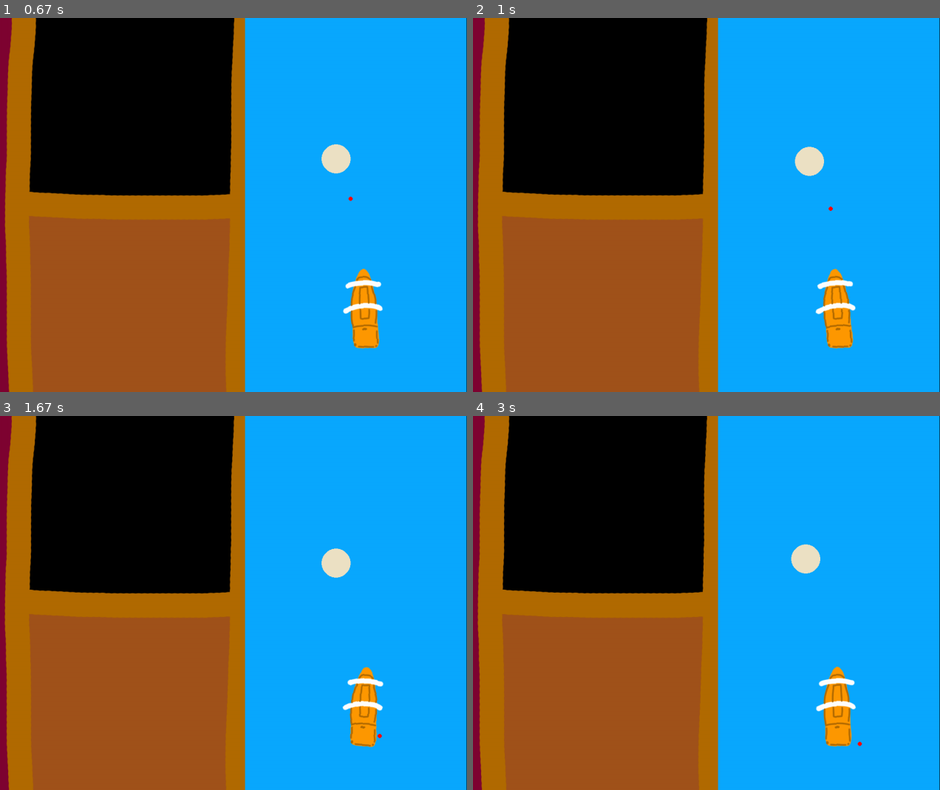
Above: before the commit, frames 1-4 (two rows, left to right).
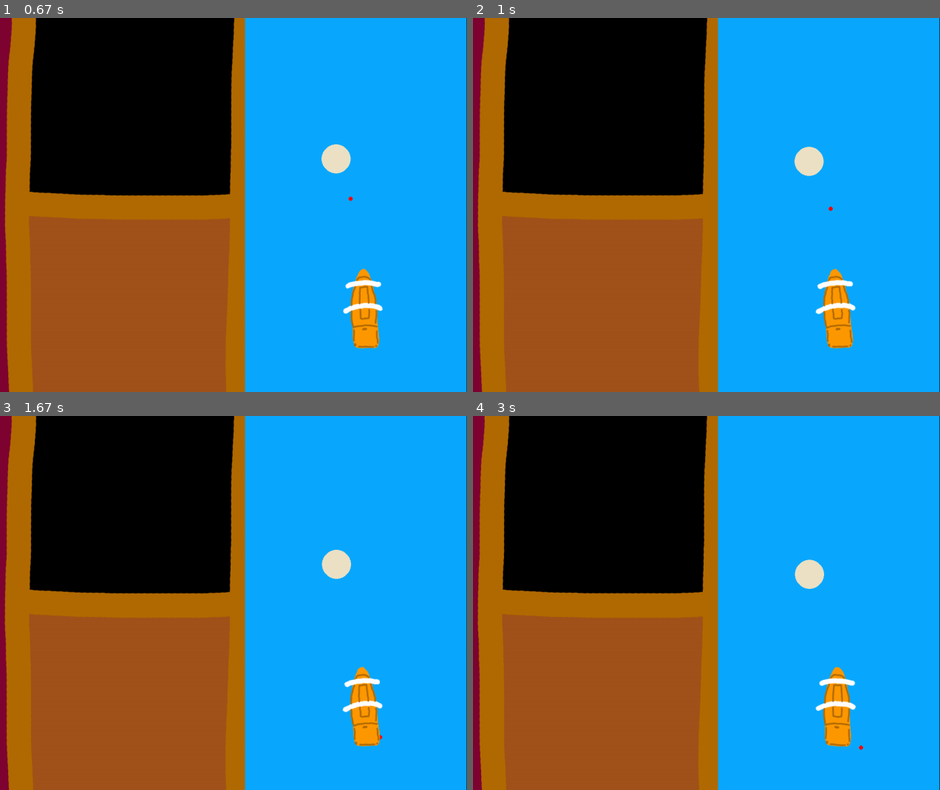
Above: after the commit, the same moments.

Repository: coffeemakingtoaster/Pyrates-pygame30
Game: pygame game, started from src/game_ui.py
Same seed, same stepped clock (60 frames per second), same inputs: the game is played once before the commit and once after it.
Inputs (mouse positions are in pixels of both pictures, inside the frame that each line leads up to):
- Up to frame 1 (0.67 s): click (350, 193) at 0.38 s
- Up to frame 2 (1 s): click (827, 205) at 0.72 s
- Up to frame 3 (1.67 s): click (378, 733) at 1.55 s
- Up to frame 4 (3 s): click (827, 603) at 2.38 s; click (860, 745) at 2.72 s

Frame 1 is identical in both runs. In frame 2, less than 0.1% of the frame differs, in the area x 68-76%, y 34-43%; in frame 3, 0.7%; in frame 4, 0.8%, in the area x 68-84%, y 34-90%.

Commit message:
SHIFF FÄHRT

Diff:
--- a/src/game_ui.py
+++ b/src/game_ui.py
@@ -4,9 +4,9 @@
 import time
 
 
-#given an image and an angle this returns the rotated image
-#can directly be drawn to screen
-def rotate_image(image,angle):
+# given an image and an angle this returns the rotated image
+# can directly be drawn to screen
+def rotate_image(image, angle):
     orig_rect = image.get_rect()
     rot_image = pygame.transform.rotate(image, angle)
     rot_rect = orig_rect.copy()
@@ -17,36 +17,36 @@
 
 def main():
     pygame.init()
-    #init size of the window. The background color is never visible
+    # init size of the window. The background color is never visible
     width, height = (1600, 900)
     background_color = (0, 0, 0)
 
-    #path to resources (images in this case)
-    asset_path = os.path.join(os.getcwd(),"data","img")
+    # path to resources (images in this case)
+    asset_path = os.path.join(os.getcwd(), "data", "img")
 
     # init UI elements and provide them with coordinates
-    overlay = pygame.image.load(os.path.join(asset_path,"overlay.png"))
-    ship = pygame.image.load(os.path.join(asset_path,"ship.png"))
+    overlay = pygame.image.load(os.path.join(asset_path, "overlay.png"))
+    ship = pygame.image.load(os.path.join(asset_path, "ship.png"))
     screen = pygame.display.set_mode((width, height))
     managment_UI = pygame.Rect(0, 0, width / 3, height)
-    ship_visual = pygame.Rect(width / 3, 0, width / 3, height/2)
-    ressource_visual = pygame.Rect(width / 3, height/2, width / 3, height/2)
+    ship_visual = pygame.Rect(width / 3, 0, width / 3, height / 2)
+    ressource_visual = pygame.Rect(width / 3, height / 2, width / 3, height / 2)
     ship_movement_UI = pygame.Rect((width / 3) * 2, 0, width / 3, height)
 
     # fill the screen with said elements
     pygame.display.set_caption("Pirate game")
     screen.fill(background_color)
-    pygame.draw.rect(screen,(127,4,50),managment_UI)
-    pygame.draw.rect(screen, (0,0,0), ship_visual)
-    pygame.draw.rect(screen, (161, 83, 27),ressource_visual)
-    pygame.draw.rect(screen, (10,169, 255), ship_movement_UI)
+    pygame.draw.rect(screen, (127, 4, 50), managment_UI)
+    pygame.draw.rect(screen, (0, 0, 0), ship_visual)
+    pygame.draw.rect(screen, (161, 83, 27), ressource_visual)
+    pygame.draw.rect(screen, (10, 169, 255), ship_movement_UI)
     screen.blit(ship, (1250, 600))
     screen.blit(overlay, (0, 0))
 
-    #flip displayes everything for the user to see
+    # flip displayes everything for the user to see
     pygame.display.flip()
 
-    #gameloop
+    # gameloop
     running = True
     angle = 0
     ship_map_x = 750
@@ -64,71 +64,65 @@
     pygame.draw.ellipse(screen, (237, 226, 197), pygame.Rect(island_demo_x, island_demo_y, 70, 70))
     while running:
         for event in pygame.event.get():
-            #Quit
+            # Quit
             if event.type == pygame.QUIT:
                 running = False
-            #at mouseclick:
-            #- checks if click was in ship movement window and if so rotates the ship image
-            #TODO: add support for more parts of the screen
+            # at mouseclick:
+            # - checks if click was in ship movement window and if so rotates the ship image
+            # TODO: add support for more parts of the screen
             if event.type == pygame.MOUSEBUTTONDOWN and ship_movement_UI.collidepoint(pygame.mouse.get_pos()):
-                mouse_x,mouse_y = pygame.mouse.get_pos()
-                initx,inity = pygame.mouse.get_pos()
-                dot_map_x = ship_map_x-266+mouse_x-1066
-                dot_map_y = 900-mouse_y+ship_map_y-200
-                angle = (180 / math.pi) * -math.atan2((mouse_y - 700 ),(mouse_x - 1350))
+                mouse_x, mouse_y = pygame.mouse.get_pos()
+                initx, inity = pygame.mouse.get_pos()
+                dot_map_x = ship_map_x - 266 + mouse_x - 1066
+                dot_map_y = 900 - mouse_y + ship_map_y - 200
+                angle = (180 / math.pi) * -math.atan2((mouse_y - 700), (mouse_x - 1350))
                 pygame.draw.rect(screen, (10, 169, 255), ship_movement_UI)
 
-                #screen.blit(rotate_image(ship,angle-90), (1250, 600))
+                # screen.blit(rotate_image(ship,angle-90), (1250, 600))
                 screen.blit(overlay, (0, 0))
-                pygame.draw.ellipse(screen, (255,0,0), pygame.Rect(mouse_x,mouse_y,10,10))
+                pygame.draw.ellipse(screen, (255, 0, 0), pygame.Rect(mouse_x, mouse_y, 10, 10))
                 dotexists = True
         pygame.display.flip()
 
-        y_speed = math.sin(math.radians(angle))
-        x_speed = math.cos(math.radians(angle))
+        y_speed = math.sin(math.radians(currentangle+90))
+        x_speed = math.cos(math.radians(currentangle+90))
 
-
-
-
-
-
-        if dotexists and (ship_map_x-dot_map_x < -hitradius or ship_map_x-dot_map_x > hitradius or ship_map_y-dot_map_y > hitradius or ship_map_y-dot_map_y < -hitradius):
-            initx -= x_speed*0.3
-            inity += y_speed*0.3
+        if dotexists and (
+                ship_map_x - dot_map_x < -hitradius or ship_map_x - dot_map_x > hitradius or ship_map_y - dot_map_y > hitradius or ship_map_y - dot_map_y < -hitradius):
+            initx -= x_speed * 0.3
+            inity += y_speed * 0.3
             pygame.draw.rect(screen, (10, 169, 255), ship_movement_UI)
             pygame.draw.ellipse(screen, (255, 0, 0), pygame.Rect(initx, inity, 10, 10))
 
-            island_demo_x -= x_speed*0.3
-            island_demo_y += y_speed*0.3
+            island_demo_x -= x_speed * 0.3
+            island_demo_y += y_speed * 0.3
             pygame.draw.ellipse(screen, (237, 226, 197), pygame.Rect(island_demo_x, island_demo_y, 70, 70))
 
             ship_map_x += x_speed * 0.3
             ship_map_y += y_speed * 0.3
-            if currentangle < angle - 90:
-                currentangle += 0.1
-            if currentangle > angle - 90:
-                currentangle -= 0.1
-
-            if angle>0:
-                screen.blit(rotate_image(ship, +currentangle), (1250, 600))
-            else:
-                screen.blit(rotate_image(ship, -currentangle), (1250, 600))
-
-            print(angle)
 
 
-
-
-
-
-
-
-
-
-
-
-
-
+            angle = (180 / math.pi) * -math.atan2((inity - 700), (initx - 1350))
+            print(initx)
+            print(inity)
+            print(angle-90)
+            # Rotation
+            # ----------------------------------------------------------
+            if currentangle > -90 and ((angle - 90) - currentangle) < -180:
+                currentangle += 0.1
+            elif currentangle < -90 and ((angle - 90) - currentangle) > 180:
+                currentangle -= 0.1
+            else:
+                if currentangle < angle - 90:
+                    currentangle += 0.1
+                elif currentangle > angle - 90:
+                    currentangle -= 0.1
+            if currentangle < -279.5:
+                currentangle = 89.5
+            elif currentangle > 89.5:
+                currentangle = -279.5
+            screen.blit(rotate_image(ship, +currentangle), (1250, 600))
+            # ------------------------------------------------------------
 
 
 if __name__ == "__main__":
